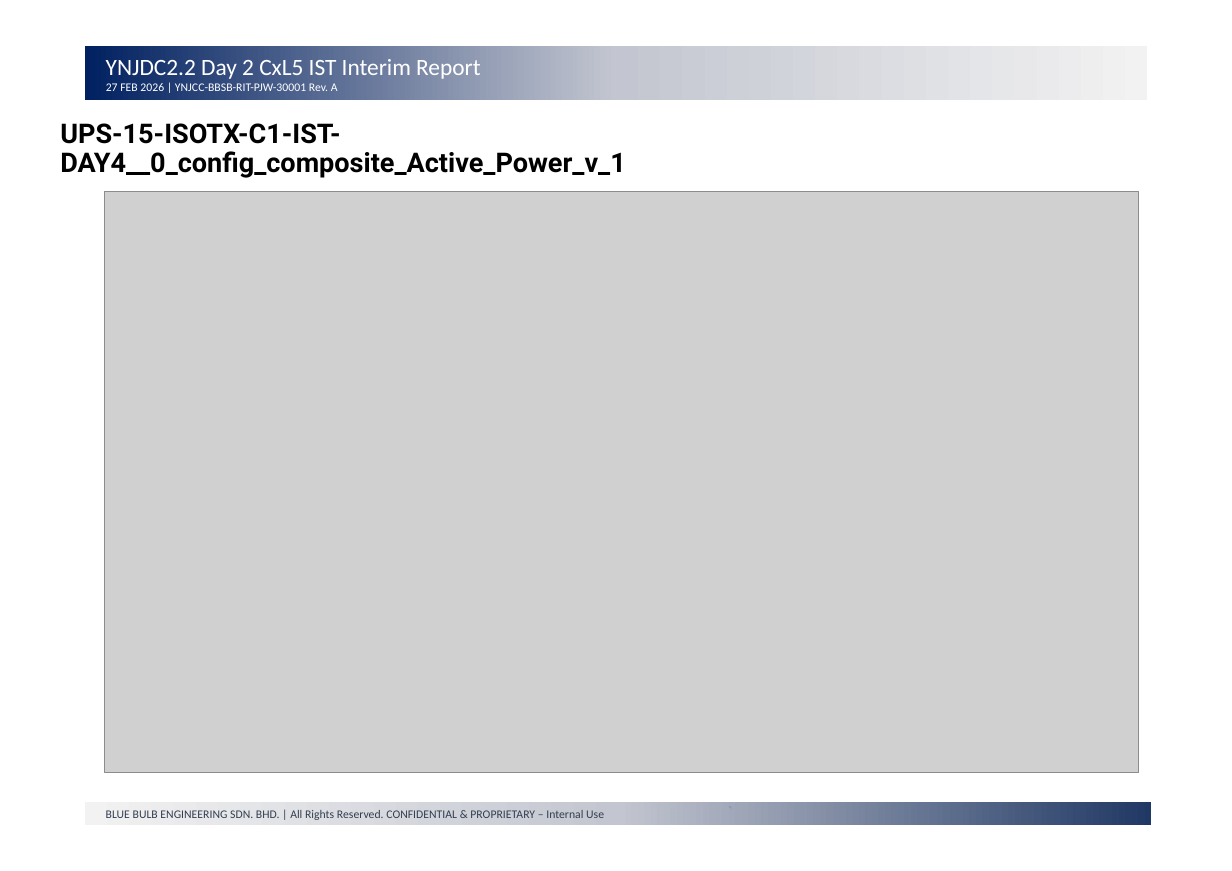
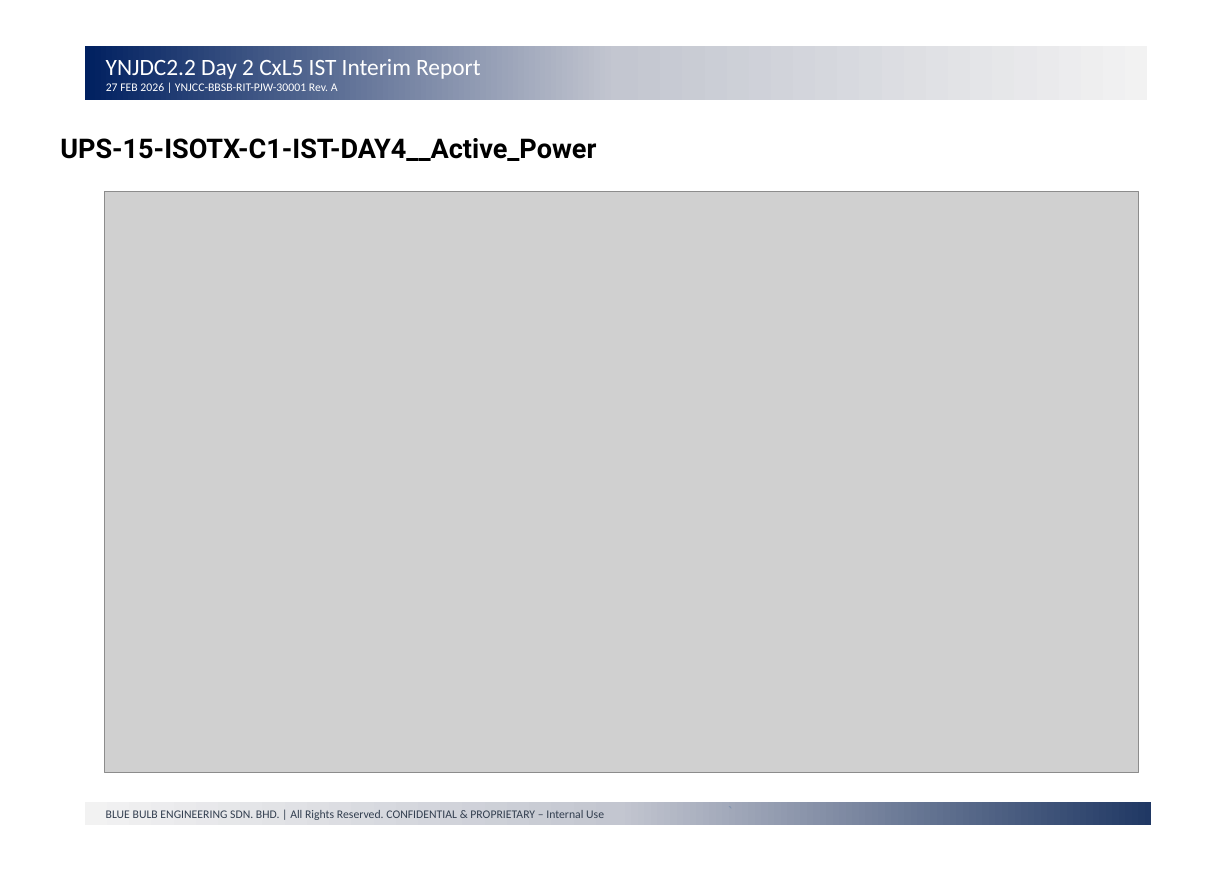
Before and after one commit to MkayyyIsHere/Trend-Graph-Software, a slide deck: slide 4 of 6_templates/output.pptx. Drawn at 1232x871 pixels with LibreOffice and Linux fonts; fonts in the diff are those of the drawing; grey boxes stand for pictures; background and template pictures are left out. Boxes give left, top, right and bottom in pixels: in the first picture for what was removed or moved away, otherwise in the second. Text is boxed around its words. In the diff, an @@ line names an element or a change of style, - is before the commit and + after.

```diff
--- a/6_templates/output.pptx
+++ b/6_templates/output.pptx
@@ title at <box>60,138,596,161</box>: text changed @@
-UPS-15-ISOTX-C1-IST-DAY4__0_config_composite_Active_Power_v_1
+UPS-15-ISOTX-C1-IST-DAY4__Active_Power
```
Also in this commit, not shown: 1 other slide changed, 2 slides removed, 3 other files.
